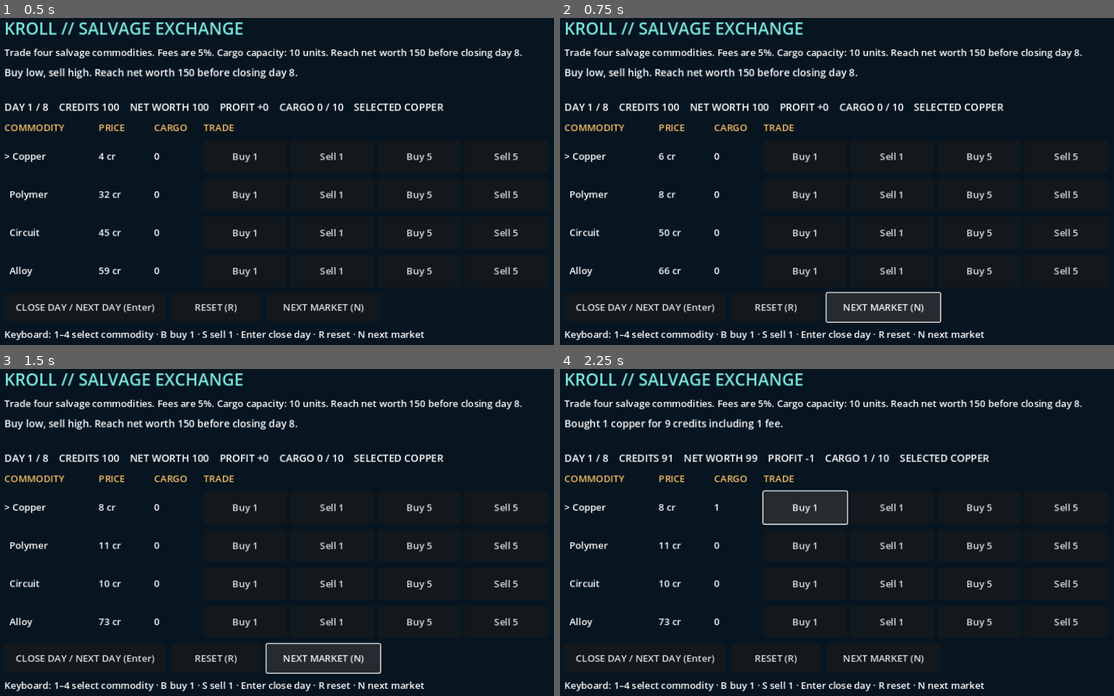
Above: before the commit, frames 1-4 (two rows, left to right).
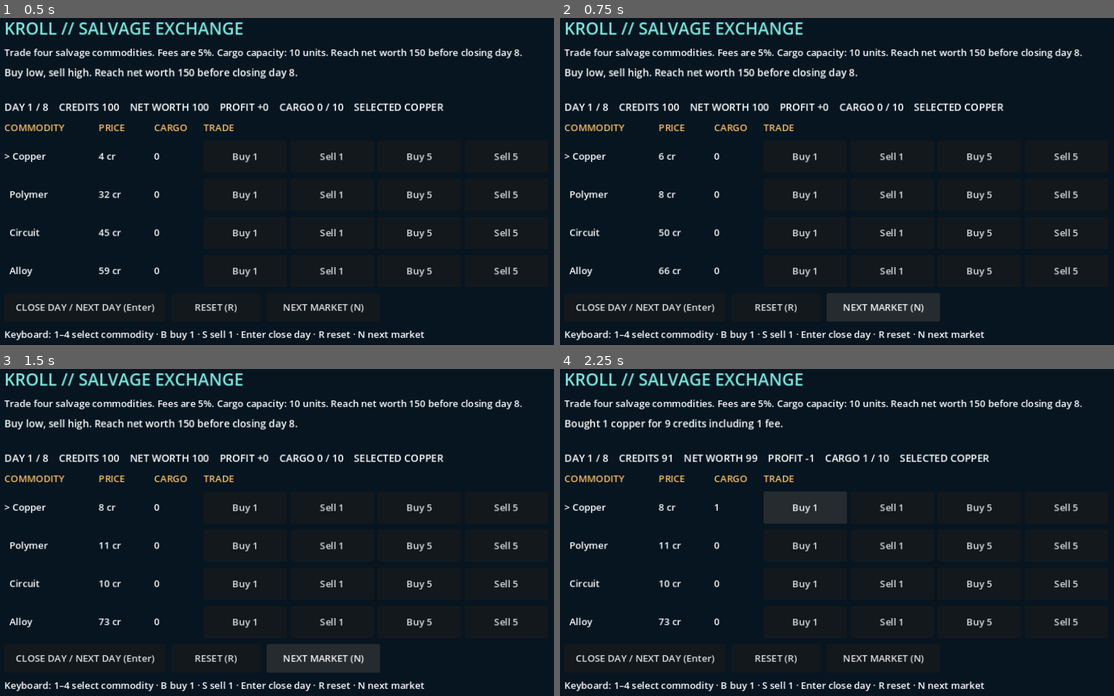
Above: after the commit, the same moments.

Repository: qaqp980520-prog/2126-Survival
Game: Godot game, scene res://main.tscn
Two runs of this game, one before a commit and one after it. Both use one fixed random seed, a clock stepped at 60 frames per second and the inputs below.
Inputs:
- Up to frame 1 (0.5 s): no input
- Up to frame 2 (0.75 s): click "NEXT MARKET (N)" at 0.5 s
- Up to frame 3 (1.5 s): click "NEXT MARKET (N)" at 1.25 s
- Up to frame 4 (2.25 s): click "Buy 1" at 2 s

Frame 1 is identical in both runs. In frame 2, 0.3% of the frame differs, in the area x 47-69%, y 83-94%; in frame 3, 0.3%; in frame 4, 0.2%.

Commit message:
Run 34: keep keyboard trading shortcuts independent of button focus

Diff:
--- a/daily_games/KROLL_Salvage_Exchange/main.gd
+++ b/daily_games/KROLL_Salvage_Exchange/main.gd
@@ -96,17 +96,20 @@
     layout.add_child(footer)
     var advance := Button.new()
     advance.text = "CLOSE DAY / NEXT DAY (Enter)"
+    advance.focus_mode = Control.FOCUS_NONE
     advance.custom_minimum_size = Vector2(270, 48)
     advance.pressed.connect(dispatch_action.bind("advance", "", 0))
     footer.add_child(advance)
     action_buttons.append(advance)
     var reset := Button.new()
     reset.text = "RESET (R)"
+    reset.focus_mode = Control.FOCUS_NONE
     reset.custom_minimum_size = Vector2(150, 48)
     reset.pressed.connect(restart_game)
     footer.add_child(reset)
     var next_seed := Button.new()
     next_seed.text = "NEXT MARKET (N)"
+    next_seed.focus_mode = Control.FOCUS_NONE
     next_seed.custom_minimum_size = Vector2(190, 48)
     next_seed.pressed.connect(next_market)
     footer.add_child(next_seed)
@@ -126,6 +129,7 @@
 func _add_trade_button(parent: HBoxContainer, label_text: String, side: String, item: String, quantity: int) -> void:
     var button := Button.new()
     button.text = label_text
+    button.focus_mode = Control.FOCUS_NONE
     button.custom_minimum_size = Vector2(84, 40)
     button.size_flags_horizontal = Control.SIZE_EXPAND_FILL
     button.pressed.connect(dispatch_action.bind(side, item, quantity))
